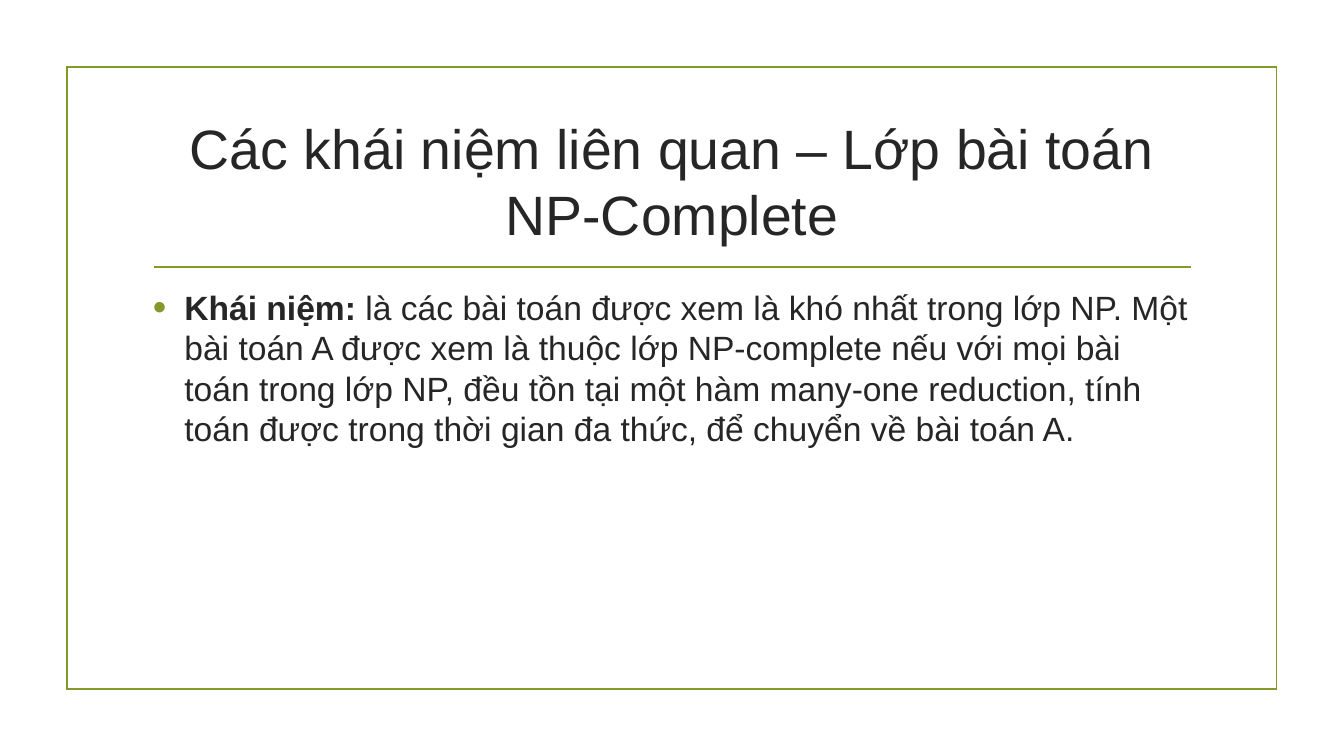
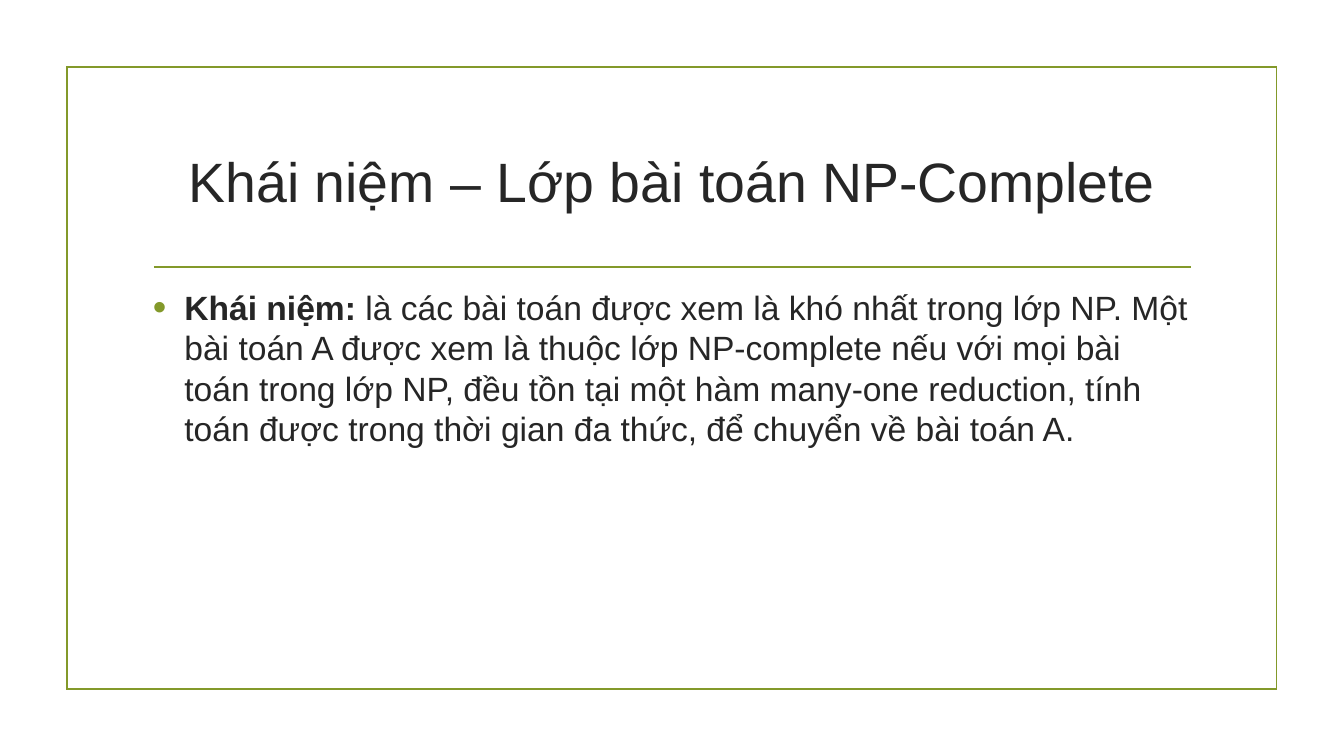
Before and after one commit to hungnguyen0606/PvsNP, a slide deck: slide 24 of Báo cáo đồ án cuối kì.pptx (slide 23 before the commit). Drawn at 1344x756 pixels with LibreOffice and Linux fonts; fonts in the diff are those of the drawing; background and template pictures are left out. Boxes give left, top, right and bottom in pixels: in the first picture for what was removed or moved away, otherwise in the second. Text is boxed around its words. In the diff, an @@ line names an element or a change of style, - is before the commit and + after.

```diff
--- a/Báo cáo đồ án cuối kì.pptx
+++ b/Báo cáo đồ án cuối kì.pptx
@@ title at (x1=188, y1=161, x2=1155, y2=212): text changed @@
-Các khái niệm liên quan – Lớp bài toán NP-Complete
+Khái niệm – Lớp bài toán NP-Complete
```
Also in this commit, not shown: 19 other slides changed, 3 slides added, 1 other file.
